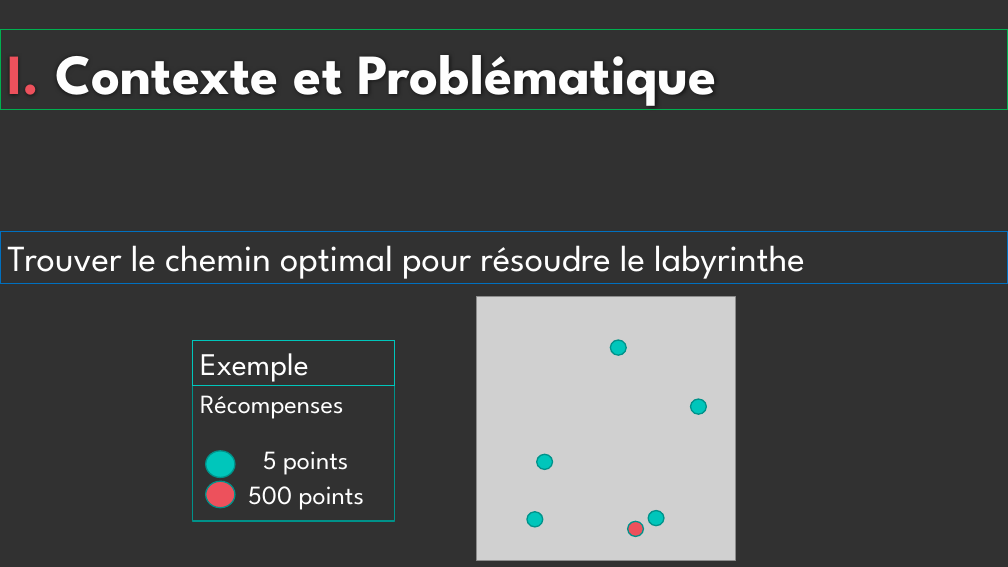
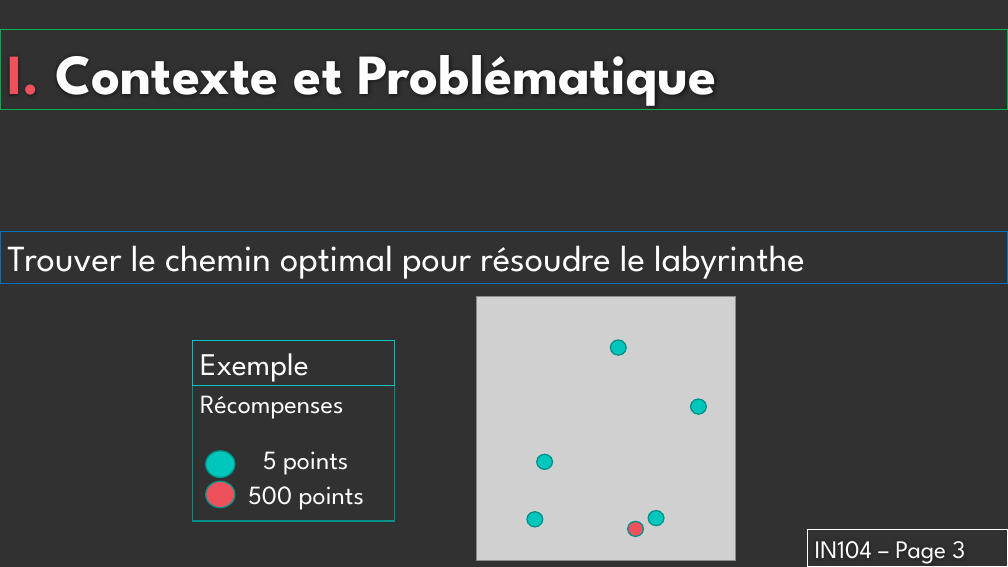
Before and after one commit to laurentlam/labyrinth_solving, a slide deck: slide 3 of Livrables/Présentation.pptx. Drawn at 1008x567 pixels with LibreOffice and Linux fonts; fonts in the diff are those of the drawing; grey boxes stand for pictures; background and template pictures are left out. Boxes give left, top, right and bottom in pixels: in the first picture for what was removed or moved away, otherwise in the second. Text is boxed around its words. In the diff, an @@ line names an element or a change of style, - is before the commit and + after.

```diff
--- a/Livrables/Présentation.pptx
+++ b/Livrables/Présentation.pptx
@@ rectangle added at (808, 529, 1008, 567), outline #FFFFFF 0.75 pt, 24 pt, text #FFFFFF @@
+IN104 – Page 3
```
Also in this commit, not shown: 3 other slides changed, 5 slides added, 2 slides removed.
